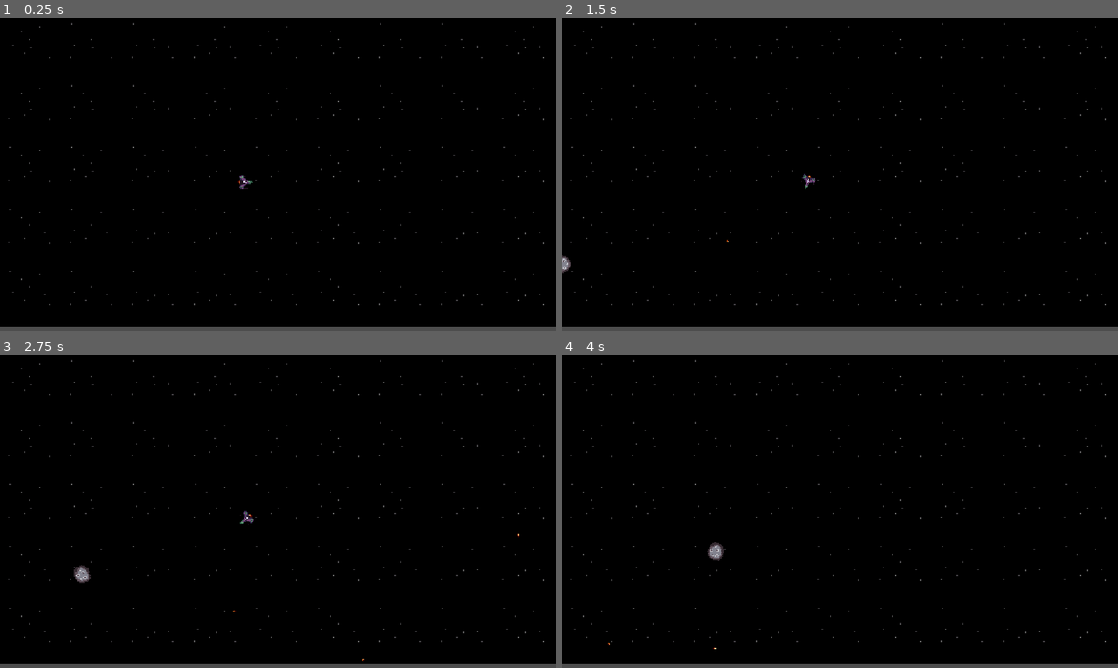
Above: before the commit, frames 1-4 (two rows, left to right).
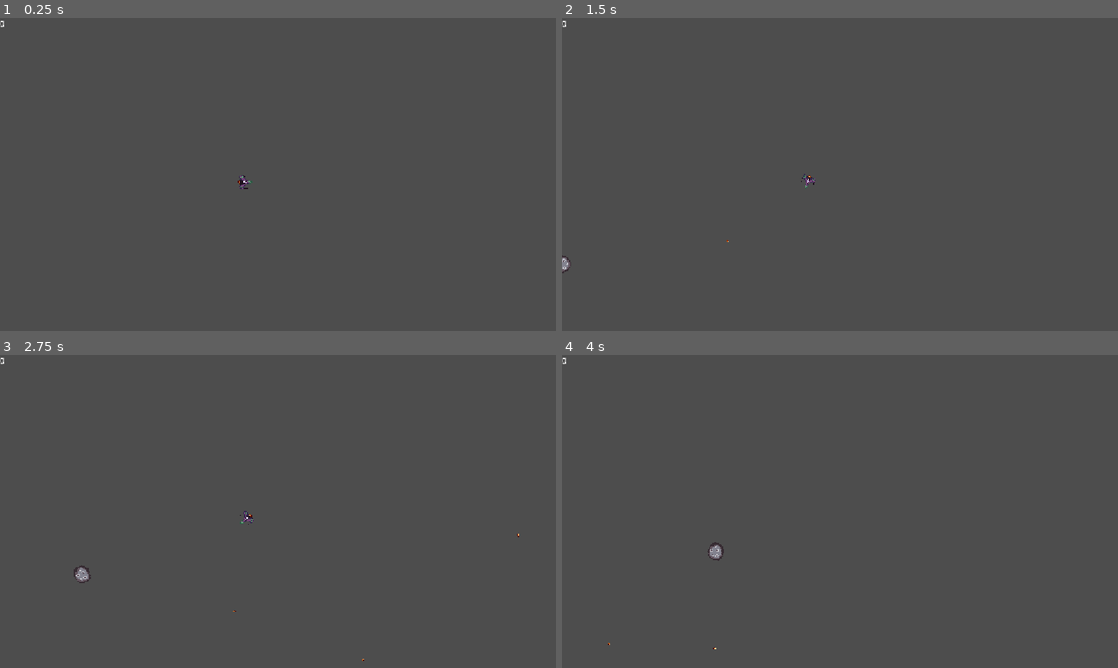
Above: after the commit, the same moments.

Repository: alanva36/vertex-godot-course-game
Game: Godot game, scene res://scenes/levels/main.tscn
Same seed, same stepped clock (60 frames per second), same inputs: the game is played once before the commit and once after it.
Inputs:
- Up to frame 1 (0.25 s): no input
- Up to frame 2 (1.5 s): tap Enter at 0.5 s; hold D (player_right) 0.53-1.28 s; hold Space (player_shoot) 0.53-1.28 s; hold A (player_left) from 1.28 s (still down); tap Space (player_shoot) at 1.35 s
- Up to frame 3 (2.75 s): release A (player_left) at 2.03 s; hold D (player_right) from 2.03 s (still down); hold Space (player_shoot) from 2.03 s (still down)
- Up to frame 4 (4 s): release D (player_right) at 2.78 s; release Space (player_shoot) at 2.78 s; hold W (player_forward) 2.78-3.53 s; tap Space (player_shoot) at 2.85 s; hold A (player_left) from 3.53 s (still down); hold Space (player_shoot) from 3.53 s (still down)

The runs differ from the first frame. In frame 1, 98% of the frame differs, in the area x 0-100%, y 0-99%; in frame 2, 98%; in frame 3, 98%; in frame 4, 98%.

Commit message:
score label

Diff:
--- a/project.godot
+++ b/project.godot
@@ -18,6 +18,7 @@
 [autoload]
 
 Signals="*uid://d1xiy7op8pobk"
+GameManager="*uid://djl3by3cbdsgd"
 
 [display]
 
--- a/scenes/asteroid/asteroid.gd
+++ b/scenes/asteroid/asteroid.gd
@@ -44,6 +44,8 @@
 		return
 	is_splitting = true
 
+	GameManager.add_score(10);
+
 	queue_free()
 	var next_size: float = size / 1.25
 	if next_size >= MIN_SPLIT_SIZE:
--- a/scenes/levels/main.tscn
+++ b/scenes/levels/main.tscn
@@ -3,7 +3,7 @@
 [ext_resource type="Script" uid="uid://bg8pgtsmvvwgp" path="res://scripts/asteroid_spawner.gd" id="2_2vj2h"]
 [ext_resource type="PackedScene" uid="uid://c7ka418rmwry8" path="res://scenes/asteroid/asteroid.tscn" id="2_j4d2a"]
 [ext_resource type="PackedScene" uid="uid://btbr5masag3lb" path="res://scenes/player/player.tscn" id="2_y0acb"]
-[ext_resource type="Texture2D" uid="uid://dv2vbaj8uyfqb" path="res://assets/background/background.png" id="4_j4d2a"]
+[ext_resource type="PackedScene" uid="uid://d2428pkgrxgii" path="res://scenes/ui/hud.tscn" id="4_j4d2a"]
 
 [node name="Main" type="Node2D" unique_id=460889357]
 
@@ -21,3 +21,5 @@
 
 [node name="CharacterBody2D" parent="." unique_id=836718858 instance=ExtResource("2_y0acb")]
 position = Vector2(509, 340)
+
+[node name="HUD" parent="." unique_id=1998369508 instance=ExtResource("4_j4d2a")]
--- a/scenes/ui/hud.tscn
+++ b/scenes/ui/hud.tscn
@@ -1,3 +1,10 @@
 [gd_scene format=3 uid="uid://d2428pkgrxgii"]
 
-[node name="CanvasLayer" type="CanvasLayer" unique_id=1998369508]
+[ext_resource type="Script" uid="uid://bxm58g6xsuiiw" path="res://scenes/ui/score_label.gd" id="1_0mwgc"]
+
+[node name="HUD" type="CanvasLayer" unique_id=1998369508]
+
+[node name="Label" type="Label" parent="." unique_id=279601328]
+offset_right = 40.0
+offset_bottom = 23.0
+script = ExtResource("1_0mwgc")
--- /dev/null
+++ b/scenes/ui/score_label.gd
@@ -0,0 +1,9 @@
+extends Label
+
+
+func _ready() -> void:
+	Signals.score_changed.connect(update_label)
+	update_label()
+
+func update_label() -> void:
+	text = str(GameManager.score)
--- a/scripts/autoload/game_manager.gd
+++ b/scripts/autoload/game_manager.gd
@@ -1 +1,7 @@
 extends Node
+
+static var score: int = 0;
+
+static func add_score(points: int):
+    score += points
+    Signals.score_changed.emit()
--- a/scripts/autoload/signals.gd
+++ b/scripts/autoload/signals.gd
@@ -2,3 +2,5 @@
 
 @warning_ignore("unused_signal")
 signal player_died
+
+signal score_changed
Not shown, added: scenes/ui/score_label.gd.uid
